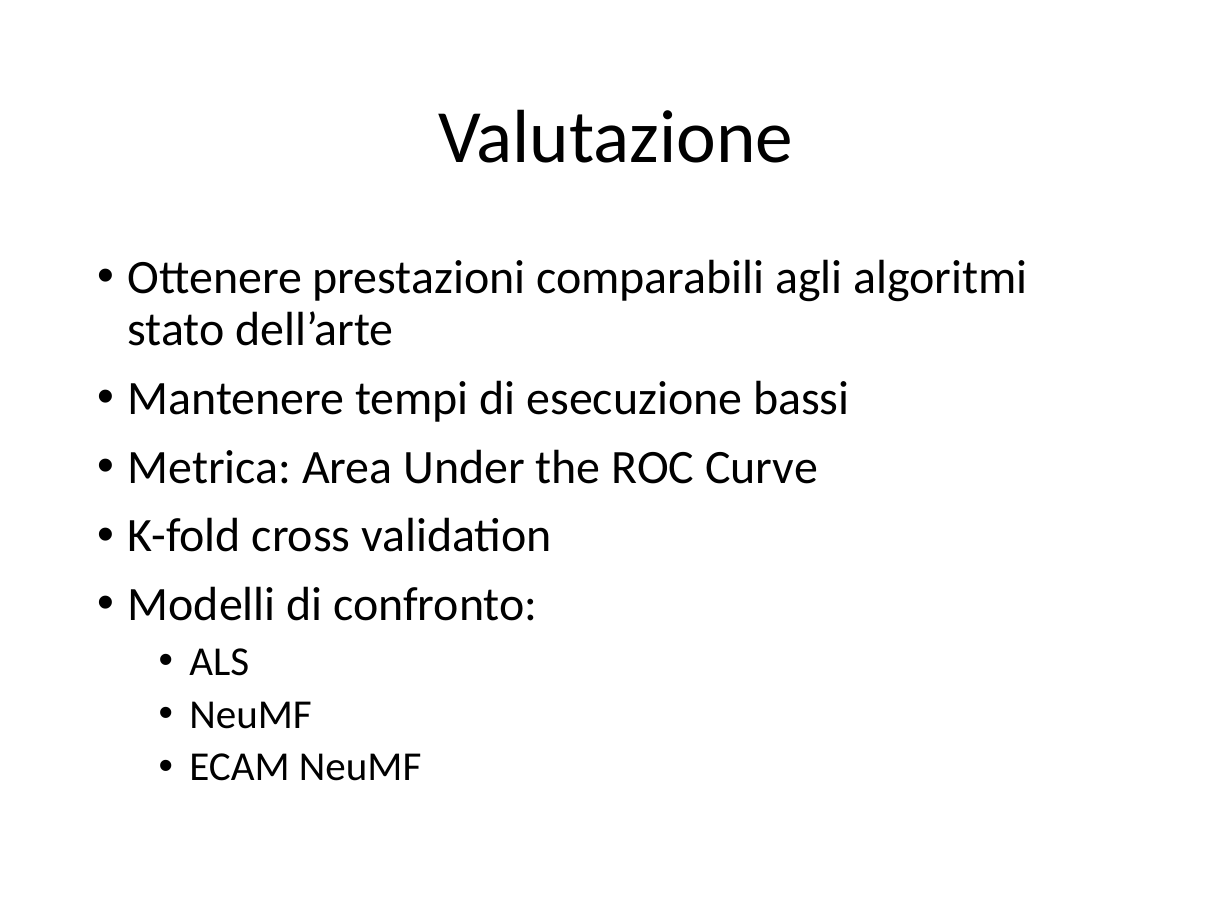
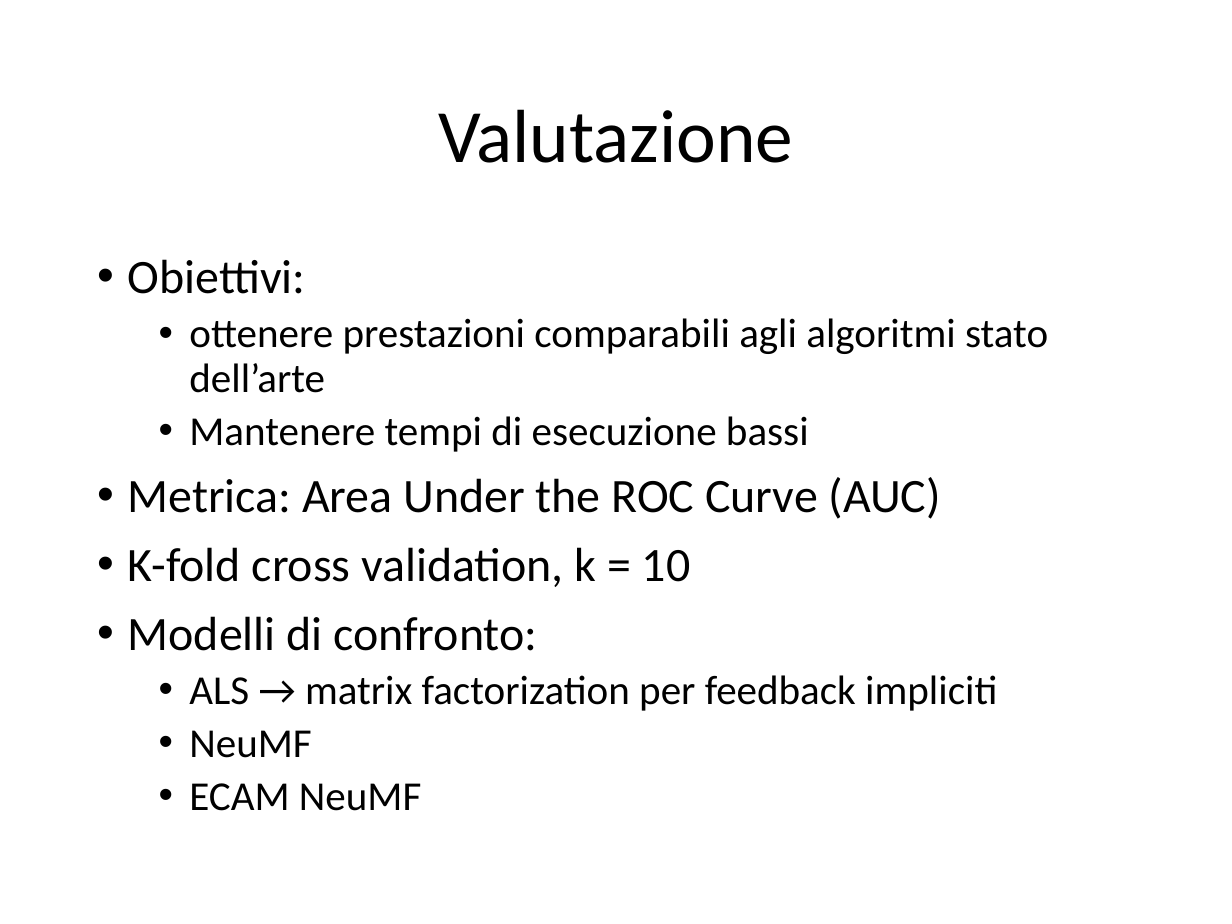
Before and after one commit to CriptHunter/tesi, a slide deck: slide 9 of presentazione/presentazione.pptx (slide 10 before the commit). Drawn at 1232x924 pixels with LibreOffice and Linux fonts; fonts in the diff are those of the drawing. Boxes give left, top, right and bottom in pixels: in the first picture for what was removed or moved away, otherwise in the second. Text is boxed around its words. In the diff, an @@ line names an element or a change of style, - is before the commit and + after.

```diff
--- a/presentazione/presentazione.pptx
+++ b/presentazione/presentazione.pptx
@@ text at (128, 259, 1048, 393): text changed; size 28 to 24 pt @@
-• Ottenere prestazioni comparabili agli algoritmi stato dell’arte
+• Obiettivi:
+  • ottenere prestazioni comparabili agli algoritmi stato dell’arte
@@ text at (189, 416, 809, 452): size 28 to 24 pt in "Mantenere tempi di esecuzione bassi"; list level 1 to 2 in "Mantenere tempi di esecuzione bassi" @@
@@ text at (128, 477, 941, 587): text changed @@
-• Metrica: Area Under the ROC Curve
-• K-fold cross validation
+• Metrica: Area Under the ROC Curve (AUC)
+• K-fold cross validation, k = 10
@@ text at (189, 675, 997, 711): text changed @@
-  • ALS
+  • ALS → matrix factorization per feedback impliciti
```
Also in this commit, not shown: 9 other slides changed, 1 slide removed, 2 other files.
